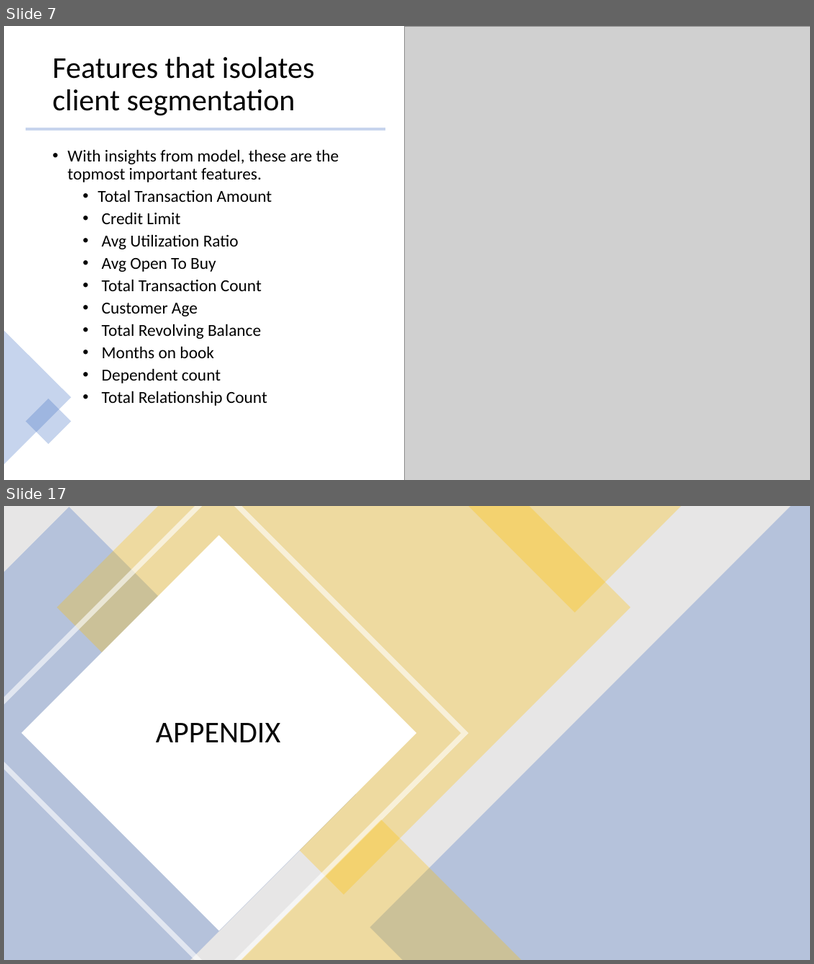
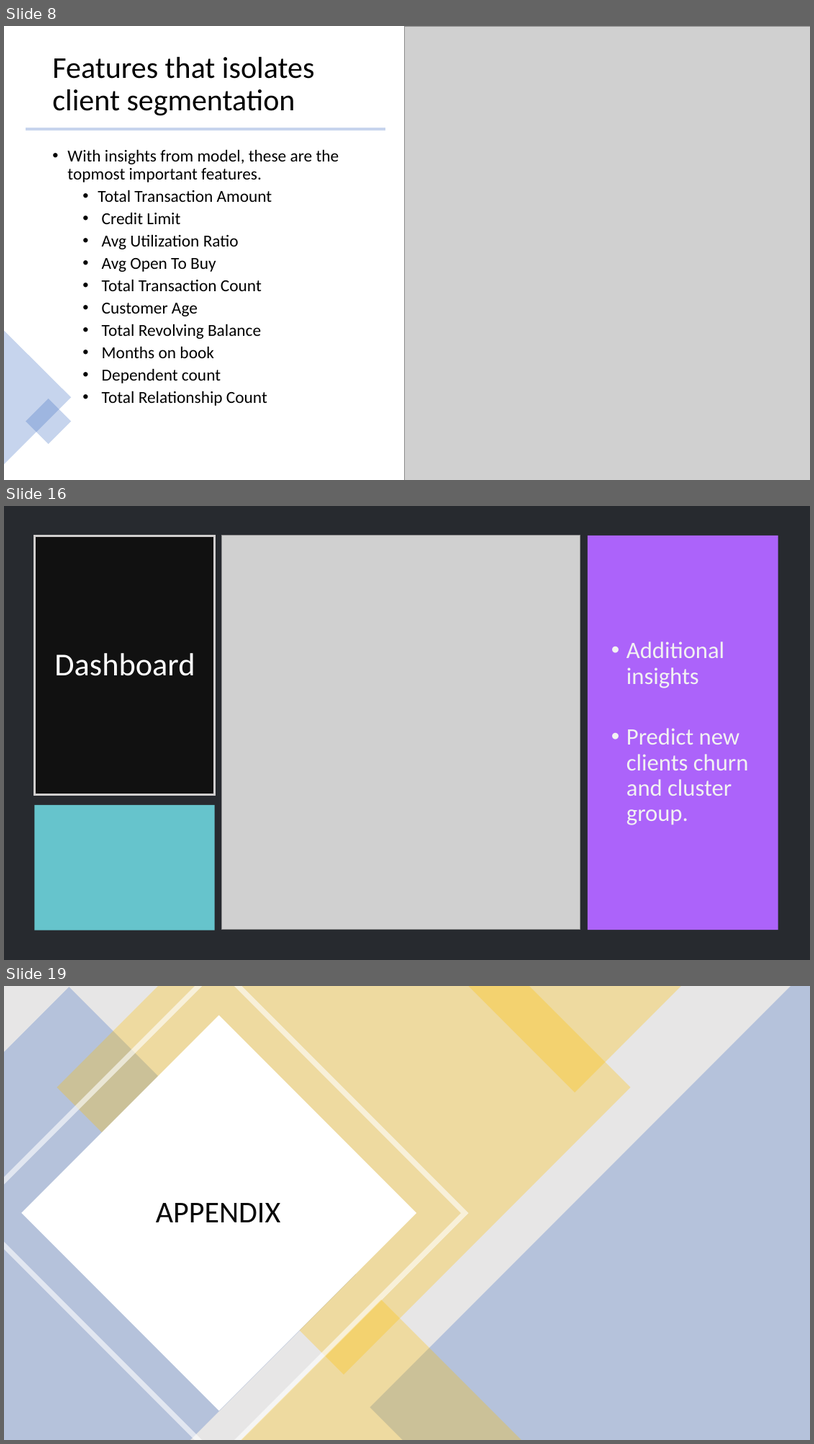
Before and after one commit to tamjid-ahsan/capstone_customer_churn, a slide deck: presentation.pptx. Shown one above the other, each under a label of ours: slides 7 and 17 before the commit, slides 8, 16 and 19 after it; the slides between them are not shown. The pictures are 814x964 and 814x1444 pixels, drawn with LibreOffice and Linux fonts; fonts in the diff are those of the drawing; grey boxes stand for pictures. Boxes give left, top, right and bottom in pixels: in the first picture for what was removed or moved away, otherwise in the second. Text is boxed around its words. In the diff, an @@ line names an element or a change of style, - is before the commit and + after.

```diff
--- a/presentation.pptx
+++ b/presentation.pptx
@@ slide 16 added at bbox=[4, 506, 810, 960], background #272A2F @@
@@ rectangle added at bbox=[35, 536, 215, 795], fill #111111, outline #D0CECE 3 pt @@
@@ picture added at bbox=[222, 535, 581, 929] @@
@@ rectangle added at bbox=[588, 536, 778, 929], fill #AC63FA @@
@@ title added at bbox=[54, 653, 195, 676], 38 pt, text #FFFFFF @@
+Dashboard
@@ text added at bbox=[627, 641, 749, 825], 28 pt, text #F2F2F2 @@
+• Additional insights
+• Predict new clients churn and cluster group.
@@ rectangle added at bbox=[35, 805, 215, 930], fill #66C4CC @@
@@ what was slide 7 is now slide 8 @@
@@ what was slide 17 is now slide 19 @@
```
Also in this commit, not shown: 11 slides changed, 1 other slide added, 1 slide removed, 12 other files.
